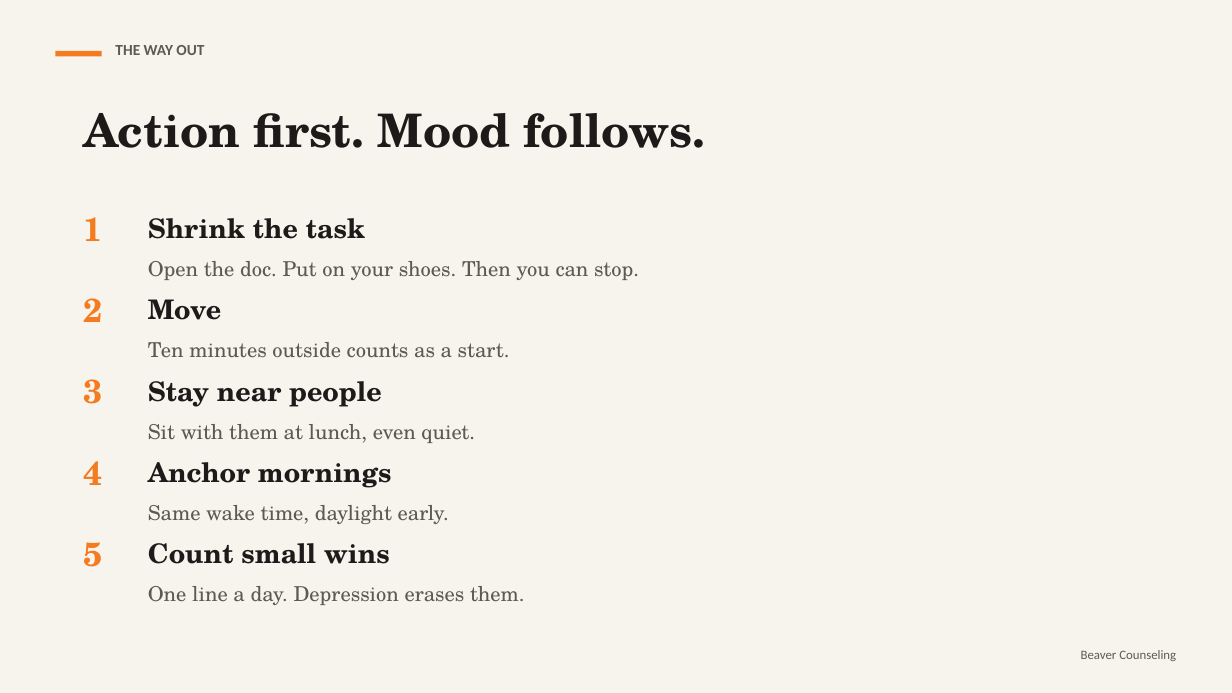
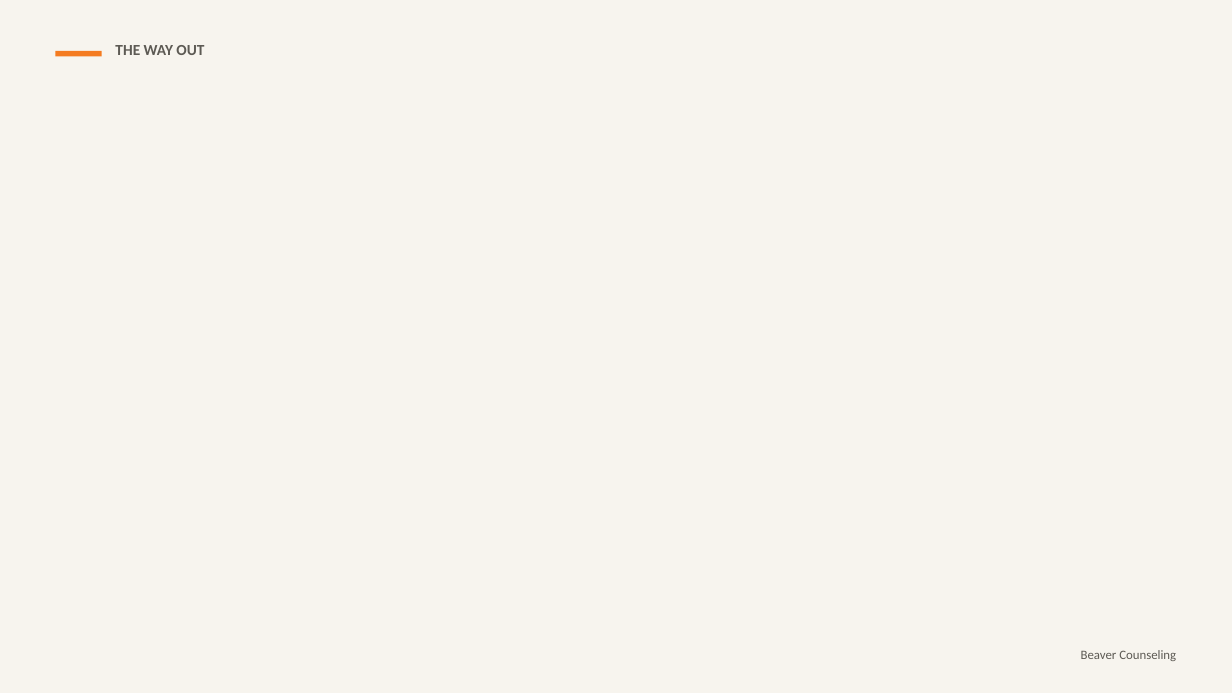
Before and after one commit to rmwtoolkit/bcds-toolkit, a slide deck: slide 19 of decks/when-everything-feels-heavy-lesson-v2.pptx (slide 7 before the commit). Drawn at 1232x693 pixels with LibreOffice and Linux fonts; fonts in the diff are those of the drawing; background and template pictures are left out. Boxes give left, top, right and bottom in pixels: in the first picture for what was removed or moved away, otherwise in the second. Text is boxed around its words. In the diff, an @@ line names an element or a change of style, - is before the commit and + after.

```diff
--- a/decks/when-everything-feels-heavy-lesson-v2.pptx
+++ b/decks/when-everything-feels-heavy-lesson-v2.pptx
@@ text removed at (83, 113, 706, 148) @@
-Action first. Mood follows.
@@ text removed at (83, 217, 102, 241) @@
-1
@@ text removed at (148, 218, 639, 280) @@
-Shrink the task
-Open the doc. Put on your shoes. Then you can stop.
@@ text removed at (83, 298, 102, 322) @@
-2
@@ text removed at (148, 299, 510, 358) @@
-Move
-Ten minutes outside counts as a start.
@@ text removed at (83, 379, 102, 404) @@
-3
@@ text removed at (148, 381, 475, 443) @@
-Stay near people
-Sit with them at lunch, even quiet.
@@ text removed at (83, 461, 102, 485) @@
-4
@@ text removed at (148, 462, 449, 524) @@
-Anchor mornings
-Same wake time, daylight early.
@@ text removed at (83, 542, 102, 567) @@
-5
@@ text removed at (148, 543, 524, 605) @@
-Count small wins
-One line a day. Depression erases them.
```
Also in this commit, not shown: 7 other slides changed, 20 slides added, 1 slide removed, 8 other files.
